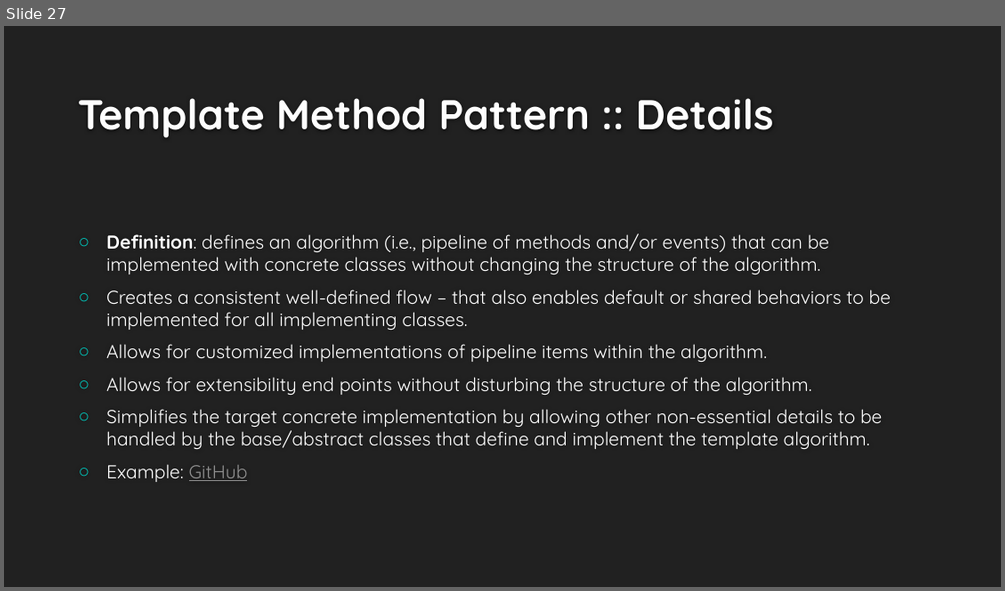
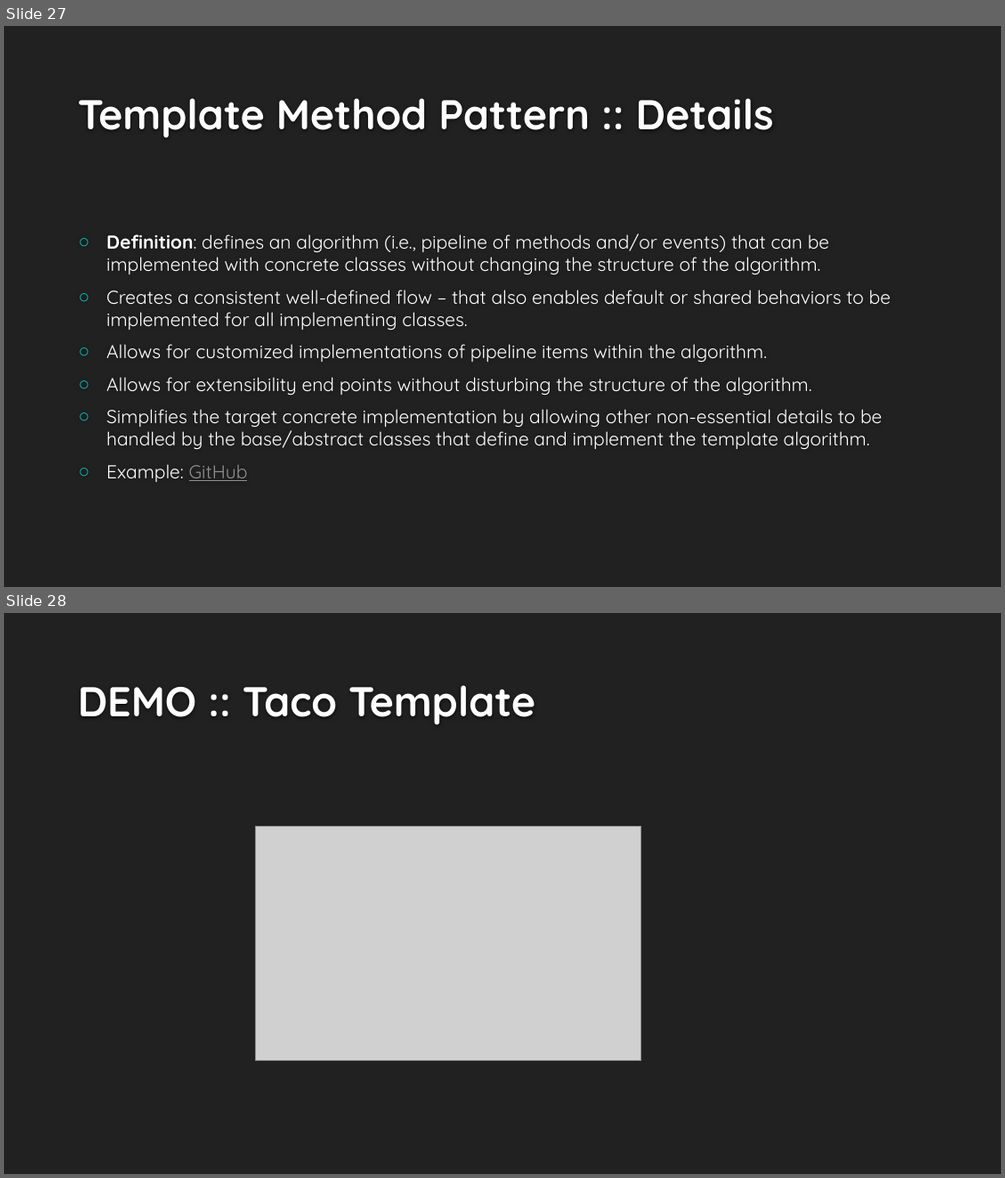
Before and after one commit to buildmotion/better-business-logic-with-typescript, a slide deck: Presentation/Better Business Logic with Typescript.pptx. Shown one above the other, each under a label of ours: slide 27 before the commit, slides 27 and 28 after it. The pictures are 1005x591 and 1005x1178 pixels, drawn with LibreOffice and Linux fonts; fonts in the diff are those of the drawing; grey boxes stand for pictures; background and template pictures are left out. Boxes give left, top, right and bottom in pixels: in the first picture for what was removed or moved away, otherwise in the second. Text is boxed around its words. In the diff, an @@ line names an element or a change of style, - is before the commit and + after.

```diff
--- a/Presentation/Better Business Logic with Typescript.pptx
+++ b/Presentation/Better Business Logic with Typescript.pptx
@@ slide 28 added at [4, 613, 1001, 1174], background #212121 @@
@@ title added at [78, 685, 535, 725], 40 pt, text #FEFEFE, bold @@
+DEMO :: Taco Template
@@ picture added at [256, 827, 642, 1060] @@
```
Also in this commit, not shown: 2 other slides added, 1 other file.
